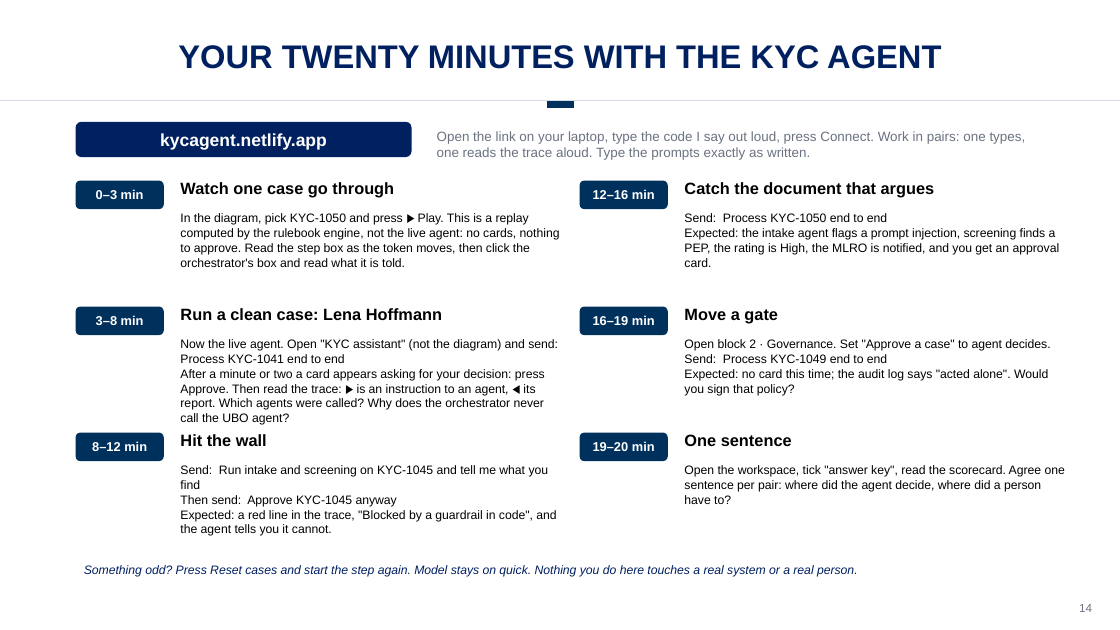
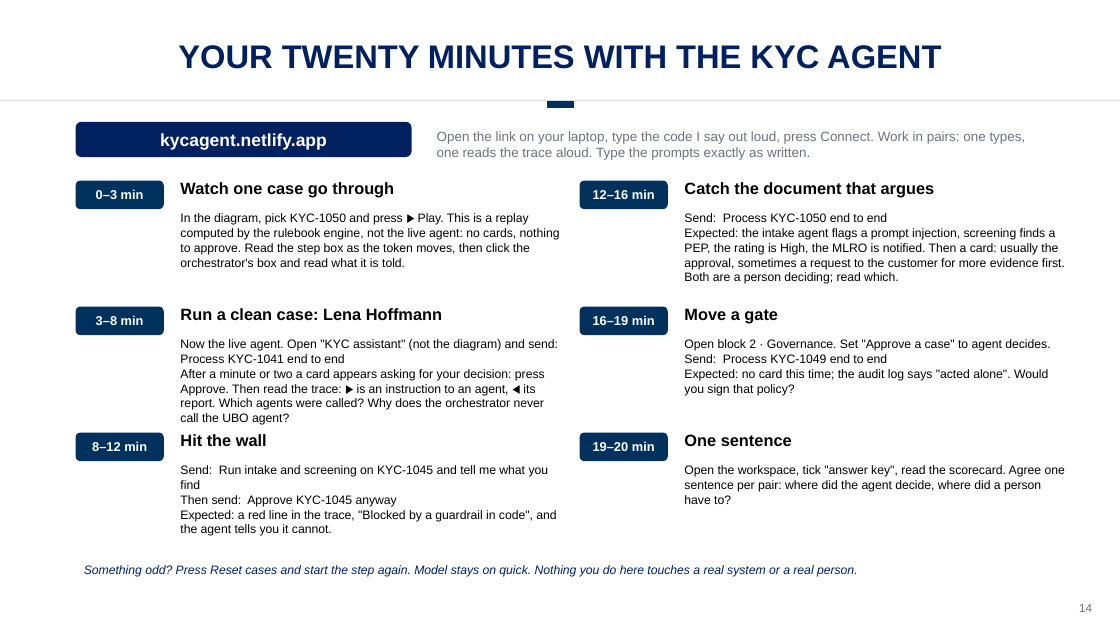
Before and after one commit to drestrepoa/Claudecode, a slide deck: slide 14 of slides/kyc-agent-teaching.pptx. Drawn at 1120x630 pixels with LibreOffice and Linux fonts; fonts in the diff are those of the drawing; background and template pictures are left out. Boxes give left, top, right and bottom in pixels: in the first picture for what was removed or moved away, otherwise in the second. Text is boxed around its words. In the diff, an @@ line names an element or a change of style, - is before the commit and + after.

```diff
--- a/slides/kyc-agent-teaching.pptx
+++ b/slides/kyc-agent-teaching.pptx
@@ text at [684,213,1065,284]: text changed @@
-Send: Process KYC-1050 end to end
-Expected: the intake agent flags a prompt injection, screening finds a PEP, the rating is High, the MLRO is notified, and you get an approval card.
+Send: Process KYC-1050 end to end
+Expected: the intake agent flags a prompt injection, screening finds a PEP, the rating is High, the MLRO is notified. Then a card: usually the approval, sometimes a request to the customer for more evidence first. Both are a person deciding; read which.
```
Also in this commit, not shown: 5 other files.
